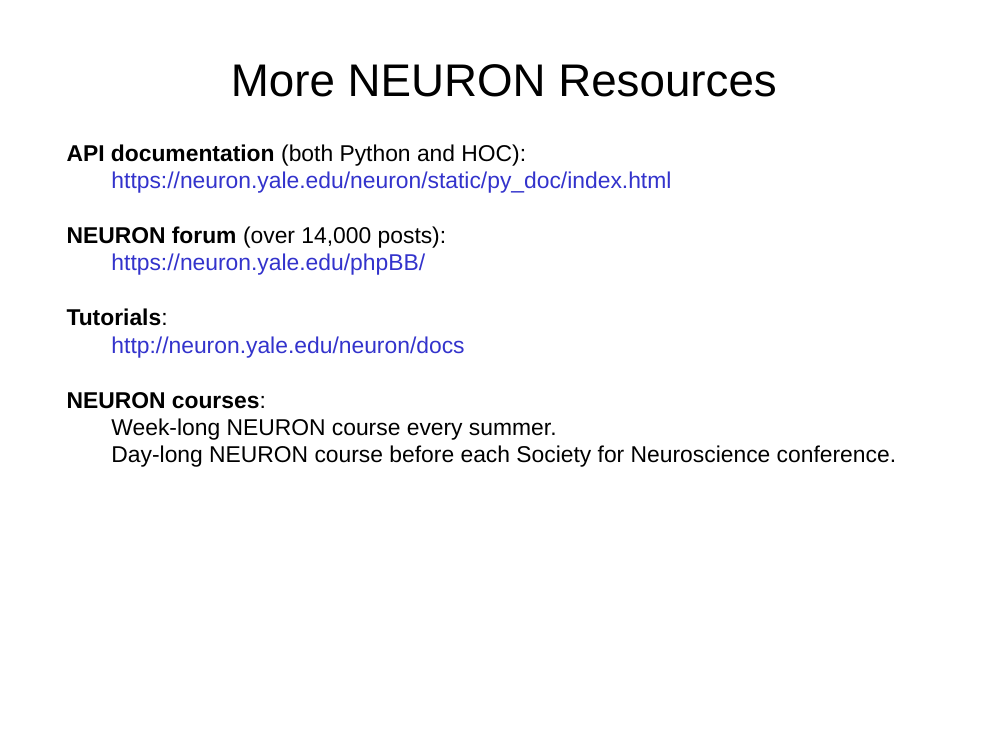
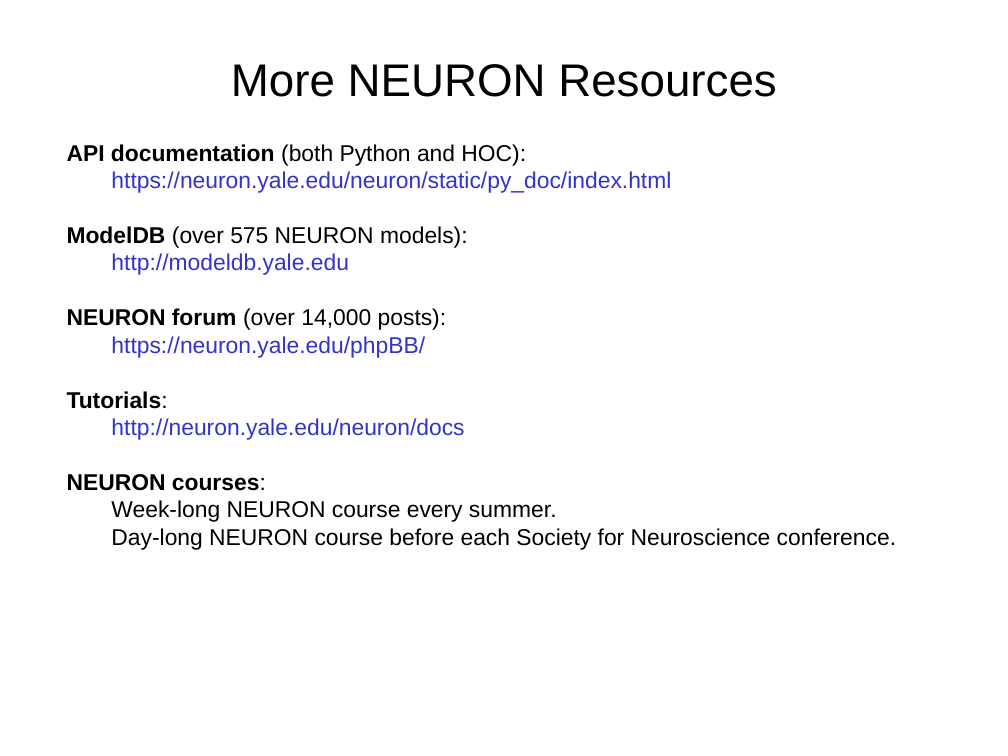
Before and after one commit to NeuralEnsemble/NeuroinformaticsTutorial, a slide deck: slide 4 of Part_1_Resources_for_computational_modellers/4_Simulation_environments/neuron.pptx. Drawn at 1008x756 pixels with LibreOffice and Linux fonts; fonts in the diff are those of the drawing. Boxes give left, top, right and bottom in pixels: in the first picture for what was removed or moved away, otherwise in the second. Text is boxed around its words. In the diff, an @@ line names an element or a change of style, - is before the commit and + after.

Commit message:
Simplified points on NEURON plans page; added ModelDB as a NEURON resource
(Really, ModelDB is a resource for all simulators, but over 575 NEURON models on ModelDB.)

```diff
--- a/Part_1_Resources_for_computational_modellers/4_Simulation_environments/neuron.pptx
+++ b/Part_1_Resources_for_computational_modellers/4_Simulation_environments/neuron.pptx
@@ text at (x1=67, y1=226, x2=468, y2=275): paragraphs added @@
+ModelDB (over 575 NEURON models):
+http://modeldb.yale.edu
```
Also in this commit, not shown: 1 other slide changed.
